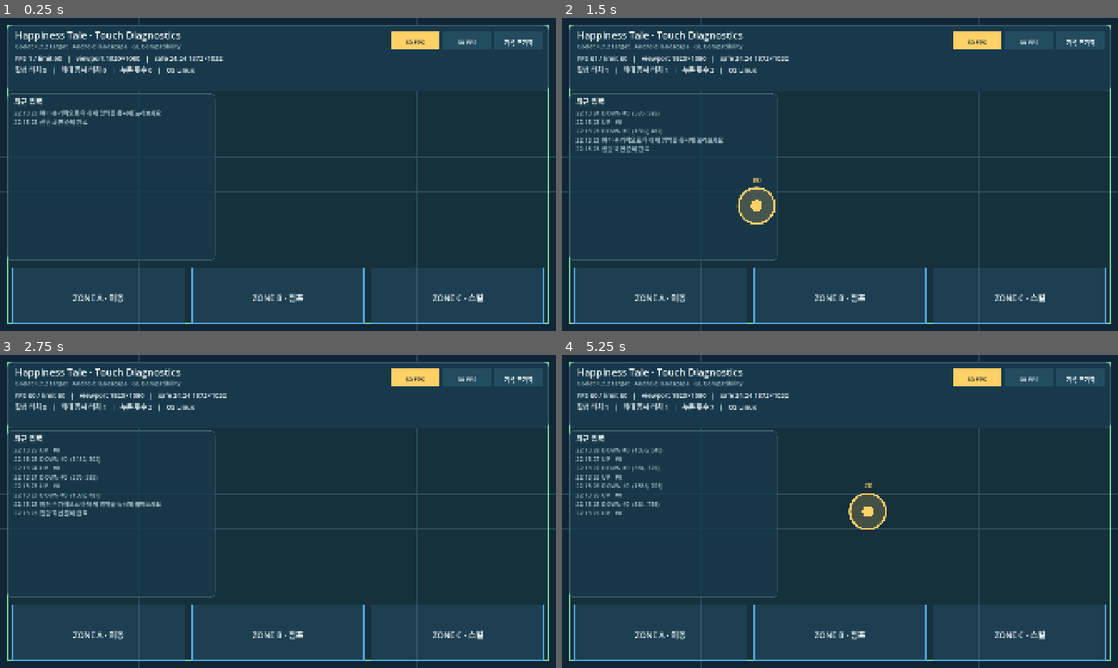
Above: before the commit, frames 1-4 (two rows, left to right).
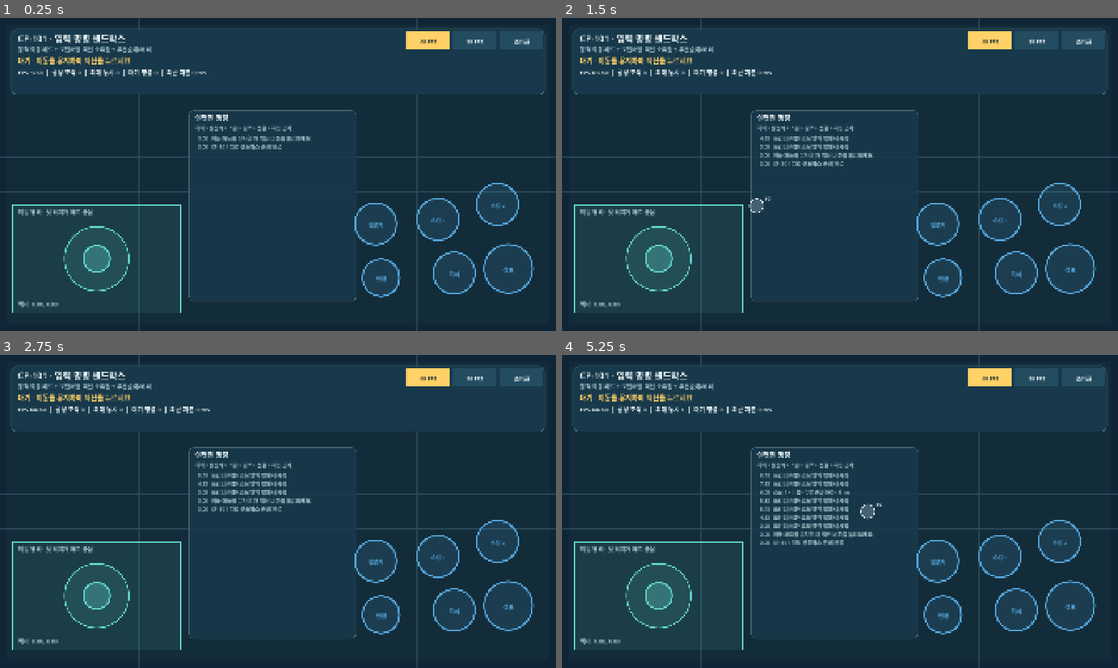
Above: after the commit, the same moments.

Repository: powerfulHimchan/happiness
Game: Godot game, scene res://scenes/input/input_command_sandbox.tscn
Two runs of this game, one before a commit and one after it. Both use one fixed random seed, a clock stepped at 60 frames per second and the inputs below. Before the commit the project starts from res://scenes/diagnostics/touch_diagnostics.tscn.
Inputs (mouse positions are in pixels of both pictures, inside the frame that each line leads up to):
- Up to frame 1 (0.25 s): no input
- Up to frame 2 (1.5 s): tap Enter at 0.5 s; move the mouse to (962, 158) at 0.52 s; click (962, 158) at 0.67 s; drag from (728, 190) to (812, 237) at 1.27 s
- Up to frame 3 (2.75 s): move the mouse to (333, 442) at 2.02 s; click (333, 442) at 2.17 s
- Up to frame 4 (5.25 s): tap Space at 2.75 s; drag from (812, 574) to (673, 464) at 2.77 s; move the mouse to (1006, 558) at 3.52 s; click (1006, 558) at 3.67 s; tap Enter at 4.25 s; drag from (673, 464) to (756, 433) at 4.27 s; move the mouse to (867, 511) at 5.02 s; click (867, 511) at 5.17 s

The runs differ from the first frame. In frame 1, 8.8% of the frame differs, in the area x 1-99%, y 2-98%; in frame 2, 10%; in frame 3, 10%; in frame 4, 11%.

Commit message:
feat(input): add CP-101 multi-touch command sandbox

Diff:
--- a/game/project.godot
+++ b/game/project.godot
@@ -9,7 +9,7 @@
 
 config/name="Happiness Tale: Rewind to Dawn"
 config/description="Android 2D roguelite action game prototype"
-run/main_scene="res://scenes/diagnostics/touch_diagnostics.tscn"
+run/main_scene="res://scenes/input/input_command_sandbox.tscn"
 config/features=PackedStringArray("4.7", "GL Compatibility")
 config/icon="res://assets/icon.svg"
 
--- /dev/null
+++ b/game/scenes/input/input_command_sandbox.tscn
@@ -0,0 +1,13 @@
+[gd_scene load_steps=2 format=3]
+
+[ext_resource type="Script" path="res://scripts/input/input_command_sandbox.gd" id="1_input"]
+
+[node name="InputCommandSandbox" type="Control"]
+layout_mode = 3
+anchors_preset = 15
+anchor_right = 1.0
+anchor_bottom = 1.0
+grow_horizontal = 2
+grow_vertical = 2
+mouse_filter = 2
+script = ExtResource("1_input")
--- /dev/null
+++ b/game/scripts/input/input_command_sandbox.gd
@@ -0,0 +1,515 @@
+extends Control
+
+## CP-101 입력 명령 계층 검증 화면.
+## 포인터 소유권, 동적 이동 패드, 액션 우선순위와 입력 버퍼를 시각화한다.
+
+const BACKGROUND_COLOR := Color("102636")
+const GRID_COLOR := Color("284556")
+const PANEL_COLOR := Color("18394b")
+const PANEL_BORDER_COLOR := Color("4f7180")
+const TEXT_COLOR := Color("eef8fa")
+const MUTED_TEXT_COLOR := Color("a9c4cd")
+const SAFE_COLOR := Color("76d39b")
+const MOVE_COLOR := Color("62d6c8")
+const ACTION_COLOR := Color("53a5db")
+const ACTIVE_COLOR := Color("ffd166")
+const PASS_COLOR := Color("9be564")
+const DANGER_COLOR := Color("f07178")
+
+const MOVE_CONTROL: StringName = &"move"
+const ACTION_ORDER: Array[StringName] = [
+	&"jump",
+	&"evade",
+	&"skill_2",
+	&"skill_1",
+	&"ultimate",
+	&"weapon_swap",
+]
+const ACTION_LABELS := {
+	&"jump": "점프",
+	&"evade": "회피",
+	&"skill_1": "스킬 1",
+	&"skill_2": "스킬 2",
+	&"ultimate": "필살기",
+	&"weapon_swap": "전환",
+}
+const ACTION_TYPES := {
+	&"jump": PlayerCommand.Type.JUMP,
+	&"evade": PlayerCommand.Type.EVADE,
+	&"skill_1": PlayerCommand.Type.SKILL_1,
+	&"skill_2": PlayerCommand.Type.SKILL_2,
+	&"ultimate": PlayerCommand.Type.ULTIMATE,
+	&"weapon_swap": PlayerCommand.Type.WEAPON_SWAP,
+}
+
+var command_buffer := PlayerCommandBuffer.new()
+var pointer_controls: Dictionary = {}
+var pointer_positions: Dictionary = {}
+var control_pointers: Dictionary = {}
+var action_rects: Dictionary = {}
+var move_zone := Rect2()
+var move_pointer_id: int = -1
+var move_origin := Vector2.ZERO
+var move_vector := Vector2.ZERO
+var move_radius: float = 110.0
+var jump_pressed_at_msec: int = -1
+var event_log: Array[String] = []
+var peak_simultaneous_controls: int = 0
+var simultaneous_action_passed: bool = false
+var last_latency_msec: int = 0
+var executed_command_count: int = 0
+var action_lock_until_msec: int = 0
+var fps_60_rect := Rect2()
+var fps_30_rect := Rect2()
+var reset_rect := Rect2()
+var redraw_accumulator: float = 0.0
+
+
+func _ready() -> void:
+	Engine.max_fps = 60
+	_refresh_layout()
+	_append_log("CP-101 입력 샌드박스 준비 완료")
+	_append_log("이동 패드를 유지한 채 액션 버튼을 눌러보세요")
+	queue_redraw()
+
+
+func _process(delta: float) -> void:
+	redraw_accumulator += delta
+	if redraw_accumulator >= 0.05:
+		redraw_accumulator = 0.0
+		queue_redraw()
+
+
+func _physics_process(_delta: float) -> void:
+	var now_msec := Time.get_ticks_msec()
+	var removed := command_buffer.purge_expired(now_msec)
+	if removed > 0:
+		_append_log("만료된 입력 %d개 폐기" % removed)
+
+	var processed := 0
+	while processed < 8:
+		var blocked_types: Array[int] = []
+		if now_msec < action_lock_until_msec:
+			blocked_types = [PlayerCommand.Type.JUMP, PlayerCommand.Type.WEAPON_SWAP]
+		var command := command_buffer.pop_next(now_msec, blocked_types)
+		if command == null:
+			break
+		_execute_command(command, now_msec)
+		processed += 1
+
+	_update_simultaneous_result()
+
+
+func _notification(what: int) -> void:
+	if what == NOTIFICATION_RESIZED:
+		_refresh_layout()
+		queue_redraw()
+	elif what == NOTIFICATION_APPLICATION_FOCUS_OUT or what == NOTIFICATION_APPLICATION_PAUSED:
+		_clear_active_input()
+		_append_log("앱 비활성화로 입력 상태 초기화")
+		queue_redraw()
+
+
+func _input(event: InputEvent) -> void:
+	if event is InputEventScreenTouch:
+		var touch := event as InputEventScreenTouch
+		if touch.pressed:
+			_handle_touch_pressed(touch.index, touch.position)
+		else:
+			_handle_touch_released(touch.index)
+		queue_redraw()
+	elif event is InputEventScreenDrag:
+		var drag := event as InputEventScreenDrag
+		_handle_touch_dragged(drag.index, drag.position)
+		queue_redraw()
+
+
+func _draw() -> void:
+	draw_rect(Rect2(Vector2.ZERO, size), BACKGROUND_COLOR)
+	_draw_grid()
+	_draw_safe_area()
+	_draw_header()
+	_draw_command_log()
+	_draw_move_control()
+	_draw_action_controls()
+	_draw_pointer_markers()
+
+
+func _handle_touch_pressed(pointer_id: int, position: Vector2) -> void:
+	pointer_positions[pointer_id] = position
+	if _handle_header_action(position):
+		pointer_controls[pointer_id] = &"header"
+		return
+
+	if move_zone.has_point(position) and move_pointer_id < 0:
+		move_pointer_id = pointer_id
+		move_origin = _clamp_move_origin(position)
+		move_vector = Vector2.ZERO
+		pointer_controls[pointer_id] = MOVE_CONTROL
+		control_pointers[MOVE_CONTROL] = pointer_id
+		_append_log("이동 포인터 #%d 획득" % pointer_id)
+		_update_simultaneous_result()
+		return
+
+	var action_id := _action_at(position)
+	if action_id != &"" and not control_pointers.has(action_id):
+		pointer_controls[pointer_id] = action_id
+		control_pointers[action_id] = pointer_id
+		_submit_action(action_id, PlayerCommand.Phase.PRESSED, pointer_id)
+		_update_simultaneous_result()
+		return
+
+	pointer_controls[pointer_id] = &"unassigned"
+	_append_log("포인터 #%d는 조작 영역 밖에서 시작" % pointer_id)
+
+
+func _handle_touch_dragged(pointer_id: int, position: Vector2) -> void:
+	pointer_positions[pointer_id] = position
+	if pointer_id == move_pointer_id:
+		var displacement := position - move_origin
+		move_vector = displacement.limit_length(move_radius) / move_radius
+
+
+func _handle_touch_released(pointer_id: int) -> void:
+	var control_id: StringName = pointer_controls.get(pointer_id, &"")
+	if control_id == MOVE_CONTROL:
+		move_pointer_id = -1
+		move_vector = Vector2.ZERO
+		control_pointers.erase(MOVE_CONTROL)
+		_append_log("이동 포인터 #%d 해제" % pointer_id)
+	elif control_id in ACTION_ORDER:
+		if control_id == &"jump":
+			_submit_action(control_id, PlayerCommand.Phase.RELEASED, pointer_id)
+		control_pointers.erase(control_id)
+
+	pointer_controls.erase(pointer_id)
+	pointer_positions.erase(pointer_id)
+	_update_simultaneous_result()
+
+
+func _submit_action(action_id: StringName, phase: int, pointer_id: int) -> void:
+	var command_type: int = int(ACTION_TYPES[action_id])
+	var now_msec := Time.get_ticks_msec()
+	command_buffer.submit(command_type, phase, pointer_id, now_msec)
+	if action_id == &"jump":
+		jump_pressed_at_msec = now_msec if phase == PlayerCommand.Phase.PRESSED else -1
+
+
+func _execute_command(command: PlayerCommand, now_msec: int) -> void:
+	last_latency_msec = maxi(0, now_msec - command.created_at_msec)
+	executed_command_count += 1
+	var detail := "%s · %s · 우선순위 %d · %d ms" % [
+		command.display_name(),
+		command.phase_name(),
+		command.priority(),
+		last_latency_msec,
+	]
+	_append_log(detail)
+
+	if command.command_type == PlayerCommand.Type.SKILL_1 \
+		and command.phase == PlayerCommand.Phase.PRESSED:
+		action_lock_until_msec = now_msec + 150
+	elif command.command_type == PlayerCommand.Type.SKILL_2 \
+		and command.phase == PlayerCommand.Phase.PRESSED:
+		action_lock_until_msec = now_msec + 250
+
+	if move_pointer_id >= 0 and command.phase == PlayerCommand.Phase.PRESSED:
+		simultaneous_action_passed = true
+
+
+func _handle_header_action(position: Vector2) -> bool:
+	if fps_60_rect.has_point(position):
+		Engine.max_fps = 60
+		_append_log("프레임 제한을 60 FPS로 변경")
+		return true
+	if fps_30_rect.has_point(position):
+		Engine.max_fps = 30
+		_append_log("프레임 제한을 30 FPS로 변경")
+		return true
+	if reset_rect.has_point(position):
+		_reset_test_result()
+		return true
+	return false
+
+
+func _action_at(position: Vector2) -> StringName:
+	for action_id in ACTION_ORDER:
+		var rect: Rect2 = action_rects[action_id]
+		if rect.has_point(position):
+			return action_id
+	return &""
+
+
+func _update_simultaneous_result() -> void:
+	var active_count := control_pointers.size()
+	peak_simultaneous_controls = maxi(peak_simultaneous_controls, active_count)
+
+
+func _reset_test_result() -> void:
+	command_buffer.clear()
+	peak_simultaneous_controls = control_pointers.size()
+	simultaneous_action_passed = false
+	last_latency_msec = 0
+	executed_command_count = 0
+	event_log.clear()
+	_append_log("테스트 결과 초기화")
+
+
+func _clear_active_input() -> void:
+	pointer_controls.clear()
+	pointer_positions.clear()
+	control_pointers.clear()
+	command_buffer.clear()
+	move_pointer_id = -1
+	move_vector = Vector2.ZERO
+	jump_pressed_at_msec = -1
+	action_lock_until_msec = 0
+
+
+func _refresh_layout() -> void:
+	var safe := _safe_area_in_viewport()
+	var header_height := clampf(safe.size.y * 0.25, 190.0, 255.0)
+	var header_gap := clampf(safe.size.x * 0.008, 12.0, 20.0)
+	var button_width := clampf(safe.size.x * 0.078, 122.0, 168.0)
+	var button_height := clampf(safe.size.y * 0.058, 52.0, 66.0)
+	var header_right := safe.end.x - 22.0
+	var header_top := safe.position.y + 24.0
+	reset_rect = Rect2(header_right - button_width, header_top, button_width, button_height)
+	fps_30_rect = Rect2(reset_rect.position.x - header_gap - button_width, header_top, button_width, button_height)
+	fps_60_rect = Rect2(fps_30_rect.position.x - header_gap - button_width, header_top, button_width, button_height)
+
+	move_zone = Rect2(
+		safe.position.x + 20.0,
+		safe.end.y - clampf(safe.size.y * 0.42, 310.0, 410.0),
+		clampf(safe.size.x * 0.31, 430.0, 580.0),
+		clampf(safe.size.y * 0.38, 280.0, 370.0)
+	)
+	move_radius = clampf(minf(move_zone.size.x, move_zone.size.y) * 0.30, 82.0, 118.0)
+	if move_pointer_id < 0:
+		move_origin = move_zone.get_center()
+
+	var centers := {
+		&"jump": Vector2(0.925, 0.815),
+		&"evade": Vector2(0.825, 0.830),
+		&"skill_1": Vector2(0.795, 0.650),
+		&"skill_2": Vector2(0.905, 0.600),
+		&"ultimate": Vector2(0.680, 0.665),
+		&"weapon_swap": Vector2(0.690, 0.845),
+	}
+	var radii := {
+		&"jump": 84.0,
+		&"evade": 72.0,
+		&"skill_1": 72.0,
+		&"skill_2": 72.0,
+		&"ultimate": 72.0,
+		&"weapon_swap": 64.0,
+	}
+	action_rects.clear()
+	for action_id in ACTION_ORDER:
+		var normalized: Vector2 = centers[action_id]
+		var center := safe.position + normalized * safe.size
+		var radius: float = float(radii[action_id])
+		action_rects[action_id] = Rect2(center - Vector2.ONE * radius, Vector2.ONE * radius * 2.0)
+
+	# header_height를 계산해 화면 높이가 작은 비율에서도 조작 영역 시작을 고정한다.
+	move_zone.position.y = maxf(move_zone.position.y, safe.position.y + header_height + 18.0)
+
+
+func _draw_grid() -> void:
+	var spacing := maxf(64.0, size.x / 16.0)
+	var x := 0.0
+	while x <= size.x:
+		draw_line(Vector2(x, 0.0), Vector2(x, size.y), GRID_COLOR, 1.0)
+		x += spacing
+	var y := 0.0
+	while y <= size.y:
+		draw_line(Vector2(0.0, y), Vector2(size.x, y), GRID_COLOR, 1.0)
+		y += spacing
+
+
+func _draw_safe_area() -> void:
+	var safe := _safe_area_in_viewport()
+	draw_rect(safe, Color(SAFE_COLOR, 0.035), true)
+	draw_rect(safe, SAFE_COLOR, false, 3.0)
+
+
+func _draw_header() -> void:
+	var safe := _safe_area_in_viewport()
+	var panel_rect := Rect2(
+		safe.position + Vector2(14.0, 14.0),
+		Vector2(safe.size.x - 28.0, clampf(safe.size.y * 0.22, 178.0, 230.0))
+	)
+	draw_style_box(_panel_style(), panel_rect)
+	_draw_text("CP-101 · 입력 명령 샌드박스", panel_rect.position + Vector2(24.0, 44.0), 31)
+	_draw_text(
+		"동적 이동 패드 + 포인터별 액션 소유권 + 우선순위/버퍼",
+		panel_rect.position + Vector2(24.0, 78.0),
+		20,
+		MUTED_TEXT_COLOR
+	)
+
+	var result_text := "PASS · 이동 중 액션 명령 확인" if simultaneous_action_passed else "대기 · 이동을 유지하며 액션을 누르세요"
+	var result_color := PASS_COLOR if simultaneous_action_passed else ACTIVE_COLOR
+	_draw_text(result_text, panel_rect.position + Vector2(24.0, 119.0), 24, result_color)
+	var metrics := "FPS %d/%d  |  활성 조작 %d  |  최대 동시 %d  |  대기 명령 %d  |  최근 지연 %d ms" % [
+		Engine.get_frames_per_second(),
+		Engine.max_fps,
+		control_pointers.size(),
+		peak_simultaneous_controls,
+		command_buffer.pending_count(),
+		last_latency_msec,
+	]
+	_draw_text(metrics, panel_rect.position + Vector2(24.0, 158.0), 21)
+
+	_draw_button(fps_60_rect, "60 FPS", Engine.max_fps == 60)
+	_draw_button(fps_30_rect, "30 FPS", Engine.max_fps == 30)
+	_draw_button(reset_rect, "초기화", false)
+
+
+func _draw_command_log() -> void:
+	var safe := _safe_area_in_viewport()
+	var panel_rect := Rect2(
+		safe.position.x + safe.size.x * 0.335,
+		safe.position.y + safe.size.y * 0.285,
+		safe.size.x * 0.31,
+		safe.size.y * 0.64
+	)
+	draw_style_box(_panel_style(Color(PANEL_COLOR, 0.86)), panel_rect)
+	_draw_text("실행된 명령", panel_rect.position + Vector2(22.0, 36.0), 24)
+	_draw_text("회피 > 필살기 > 스킬 > 점프 > 전환 > 자동 공격", panel_rect.position + Vector2(22.0, 68.0), 17, MUTED_TEXT_COLOR)
+	var line_y := panel_rect.position.y + 104.0
+	for line in event_log:
+		if line_y > panel_rect.end.y - 18.0:
+			break
+		_draw_text(line, Vector2(panel_rect.position.x + 22.0, line_y), 18, MUTED_TEXT_COLOR)
+		line_y += 29.0
+
+
+func _draw_move_control() -> void:
+	var is_active := move_pointer_id >= 0
+	draw_rect(move_zone, Color(MOVE_COLOR, 0.10 if not is_active else 0.18), true)
+	draw_rect(move_zone, ACTIVE_COLOR if is_active else MOVE_COLOR, false, 4.0)
+	_draw_text("이동 영역 · 첫 터치가 패드 중심", move_zone.position + Vector2(18.0, 32.0), 20, MUTED_TEXT_COLOR)
+
+	var knob_position := move_origin + move_vector * move_radius
+	draw_circle(move_origin, move_radius, Color(MOVE_COLOR, 0.11))
+	draw_arc(move_origin, move_radius, 0.0, TAU, 48, MOVE_COLOR, 4.0, true)
+	draw_line(move_origin, knob_position, ACTIVE_COLOR if is_active else MOVE_COLOR, 7.0)
+	draw_circle(knob_position, 46.0, Color(ACTIVE_COLOR if is_active else MOVE_COLOR, 0.28))
+	draw_arc(knob_position, 46.0, 0.0, TAU, 40, ACTIVE_COLOR if is_active else MOVE_COLOR, 5.0, true)
+	_draw_text(
+		"벡터  %.2f, %.2f" % [move_vector.x, move_vector.y],
+		move_zone.position + Vector2(18.0, move_zone.size.y - 20.0),
+		20,
+		ACTIVE_COLOR if is_active else MUTED_TEXT_COLOR
+	)
+
+
+func _draw_action_controls() -> void:
+	for action_id in ACTION_ORDER:
+		var rect: Rect2 = action_rects[action_id]
+		var pressed := control_pointers.has(action_id)
+		var color := ACTIVE_COLOR if pressed else ACTION_COLOR
+		draw_circle(rect.get_center(), rect.size.x * 0.5, Color(color, 0.24 if pressed else 0.14))
+		draw_arc(rect.get_center(), rect.size.x * 0.5, 0.0, TAU, 44, color, 5.0, true)
+		_draw_text_centered(String(ACTION_LABELS[action_id]), rect, 19, color if not pressed else BACKGROUND_COLOR)
+
+	if Time.get_ticks_msec() < action_lock_until_msec:
+		_draw_text("스킬 행동 잠금 · 점프/전환 입력 버퍼 확인", Vector2(size.x * 0.66, size.y * 0.30), 19, DANGER_COLOR)
+
+
+func _draw_pointer_markers() -> void:
+	for pointer_id in pointer_positions:
+		var position: Vector2 = pointer_positions[pointer_id]
+		draw_circle(position, 24.0, Color(TEXT_COLOR, 0.22))
+		draw_arc(position, 24.0, 0.0, TAU, 28, TEXT_COLOR, 3.0, true)
+		_draw_text("#%d" % int(pointer_id), position + Vector2(28.0, -18.0), 17, TEXT_COLOR)
+
+
+func _draw_button(rect: Rect2, label: String, selected: bool) -> void:
+	var fill := ACTIVE_COLOR if selected else Color("244c60")
+	var text_color := BACKGROUND_COLOR if selected else TEXT_COLOR
+	draw_rect(rect, fill, true)
+	draw_rect(rect, Color(fill, 0.95), false, 3.0)
+	_draw_text_centered(label, rect, 19, text_color)
+
+
+func _draw_text(
+	text: String,
+	position: Vector2,
+	font_size: int,
+	color: Color = TEXT_COLOR
+) -> void:
+	draw_string(
+		ThemeDB.fallback_font,
+		position,
+		text,
+		HORIZONTAL_ALIGNMENT_LEFT,
+		-1.0,
+		font_size,
+		color
+	)
+
+
+func _draw_text_centered(text: String, rect: Rect2, font_size: int, color: Color) -> void:
+	var text_size := ThemeDB.fallback_font.get_string_size(
+		text,
+		HORIZONTAL_ALIGNMENT_LEFT,
+		-1.0,
+		font_size
+	)
+	var baseline := rect.position + Vector2(
+		(rect.size.x - text_size.x) * 0.5,
+		(rect.size.y + text_size.y) * 0.5 - 3.0
+	)
+	_draw_text(text, baseline, font_size, color)
+
+
+func _panel_style(color: Color = PANEL_COLOR) -> StyleBoxFlat:
+	var style := StyleBoxFlat.new()
+	style.bg_color = color
+	style.border_color = PANEL_BORDER_COLOR
+	style.set_border_width_all(2)
+	style.set_corner_radius_all(18)
+	return style
+
+
+func _append_log(message: String) -> void:
+	var seconds := Time.get_ticks_msec() / 1000.0
+	event_log.push_front("%6.2f  %s" % [seconds, message])
+	if event_log.size() > 11:
+		event_log.resize(11)
+
+
+func _clamp_move_origin(position: Vector2) -> Vector2:
+	return Vector2(
+		clampf(position.x, move_zone.position.x + move_radius, move_zone.end.x - move_radius),
+		clampf(position.y, move_zone.position.y + move_radius, move_zone.end.y - move_radius)
+	)
+
+
+func _safe_area_in_viewport() -> Rect2:
+	var fallback_margin := _margin()
+	var fallback := Rect2(
+		Vector2(fallback_margin, fallback_margin),
+		size - Vector2(fallback_margin, fallback_margin) * 2.0
+	)
+	if not OS.has_feature("mobile"):
+		return fallback
+
+	var safe_pixels := DisplayServer.get_display_safe_area()
+	var window_pixels := DisplayServer.window_get_size()
+	if safe_pixels.size.x <= 0 or safe_pixels.size.y <= 0:
+		return fallback
+	if window_pixels.x <= 0 or window_pixels.y <= 0:
+		return fallback
+
+	var scale := Vector2(
+		size.x / float(window_pixels.x),
+		size.y / float(window_pixels.y)
+	)
+	return Rect2(Vector2(safe_pixels.position) * scale, Vector2(safe_pixels.size) * scale)
+
+
+func _margin() -> float:
+	return maxf(24.0, minf(size.x, size.y) * 0.02)
--- /dev/null
+++ b/game/scripts/input/player_command.gd
@@ -0,0 +1,101 @@
+class_name PlayerCommand
+extends RefCounted
+
+## UI와 게임 로직 사이에서 사용하는 단일 입력 요청이다.
+## 이동은 연속 값이므로 별도로 전달하고, 액션만 명령 큐에 넣는다.
+
+enum Type {
+	EVADE,
+	ULTIMATE,
+	SKILL_1,
+	SKILL_2,
+	JUMP,
+	WEAPON_SWAP,
+	BASIC_ATTACK,
+}
+
+enum Phase {
+	PRESSED,
+	HELD,
+	RELEASED,
+}
+
+const PRIORITY_BY_TYPE := {
+	Type.EVADE: 700,
+	Type.ULTIMATE: 600,
+	Type.SKILL_1: 500,
+	Type.SKILL_2: 500,
+	Type.JUMP: 400,
+	Type.WEAPON_SWAP: 300,
+	Type.BASIC_ATTACK: 200,
+}
+
+const BUFFER_MSEC_BY_TYPE := {
+	Type.EVADE: 100,
+	Type.ULTIMATE: 100,
+	Type.SKILL_1: 100,
+	Type.SKILL_2: 100,
+	Type.JUMP: 120,
+	Type.WEAPON_SWAP: 200,
+	Type.BASIC_ATTACK: 50,
+}
+
+var command_type: int
+var phase: int
+var created_at_msec: int
+var expires_at_msec: int
+var source_pointer_id: int
+var sequence: int
+
+
+func _init(
+	type_value: int,
+	phase_value: int,
+	created_at_value: int,
+	pointer_id: int,
+	sequence_value: int
+) -> void:
+	command_type = type_value
+	phase = phase_value
+	created_at_msec = created_at_value
+	source_pointer_id = pointer_id
+	sequence = sequence_value
+	expires_at_msec = created_at_value + int(BUFFER_MSEC_BY_TYPE.get(type_value, 80))
+
+
+func priority() -> int:
+	return int(PRIORITY_BY_TYPE.get(command_type, 0))
+
+
+func is_expired(now_msec: int) -> bool:
+	return now_msec > expires_at_msec
+
+
+func display_name() -> String:
+	match command_type:
+		Type.EVADE:
+			return "회피"
+		Type.ULTIMATE:
+			return "필살기"
+		Type.SKILL_1:
+			return "스킬 1"
+		Type.SKILL_2:
+			return "스킬 2"
+		Type.JUMP:
+			return "점프"
+		Type.WEAPON_SWAP:
+			return "무기 전환"
+		Type.BASIC_ATTACK:
+			return "자동 공격"
+	return "알 수 없음"
+
+
+func phase_name() -> String:
+	match phase:
+		Phase.PRESSED:
+			return "누름"
+		Phase.HELD:
+			return "유지"
+		Phase.RELEASED:
+			return "뗌"
+	return "알 수 없음"
--- /dev/null
+++ b/game/scripts/input/player_command_buffer.gd
@@ -0,0 +1,81 @@
+class_name PlayerCommandBuffer
+extends RefCounted
+
+## 액션 입력을 짧게 보관하고 우선순위 순서로 꺼낸다.
+## 점프와 무기 전환의 누름 요청은 각각 가장 최근 한 개만 유지한다.
+
+var _commands: Array[PlayerCommand] = []
+var _next_sequence: int = 0
+
+
+func submit(
+	command_type: int,
+	phase: int = PlayerCommand.Phase.PRESSED,
+	pointer_id: int = -1,
+	now_msec: int = -1
+) -> PlayerCommand:
+	var created_at := now_msec if now_msec >= 0 else Time.get_ticks_msec()
+	if phase == PlayerCommand.Phase.PRESSED and _uses_single_buffer_slot(command_type):
+		_remove_matching_pressed(command_type)
+
+	var command := PlayerCommand.new(
+		command_type,
+		phase,
+		created_at,
+		pointer_id,
+		_next_sequence
+	)
+	_next_sequence += 1
+	_commands.append(command)
+	return command
+
+
+func pop_next(now_msec: int, blocked_types: Array[int] = []) -> PlayerCommand:
+	purge_expired(now_msec)
+	var best_index := -1
+	for index in _commands.size():
+		var candidate := _commands[index]
+		if candidate.command_type in blocked_types:
+			continue
+		if best_index < 0 or _comes_before(candidate, _commands[best_index]):
+			best_index = index
+
+	if best_index < 0:
+		return null
+	return _commands.pop_at(best_index)
+
+
+func purge_expired(now_msec: int) -> int:
+	var removed := 0
+	for index in range(_commands.size() - 1, -1, -1):
+		if _commands[index].is_expired(now_msec):
+			_commands.remove_at(index)
+			removed += 1
+	return removed
+
+
+func pending_count() -> int:
+	return _commands.size()
+
+
+func clear() -> void:
+	_commands.clear()
+
+
+func _uses_single_buffer_slot(command_type: int) -> bool:
+	return command_type == PlayerCommand.Type.JUMP \
+		or command_type == PlayerCommand.Type.WEAPON_SWAP
+
+
+func _remove_matching_pressed(command_type: int) -> void:
+	for index in range(_commands.size() - 1, -1, -1):
+		var command := _commands[index]
+		if command.command_type == command_type \
+			and command.phase == PlayerCommand.Phase.PRESSED:
+			_commands.remove_at(index)
+
+
+func _comes_before(left: PlayerCommand, right: PlayerCommand) -> bool:
+	if left.priority() != right.priority():
+		return left.priority() > right.priority()
+	return left.sequence < right.sequence
Not shown, changed: game/export_presets.cfg
Not shown, changed: .github/workflows/build-android-apk.yml
Not shown, changed: docs/prototype/CP001_CP002_STATUS.md
Not shown, changed: scripts/check_godot_project.sh
